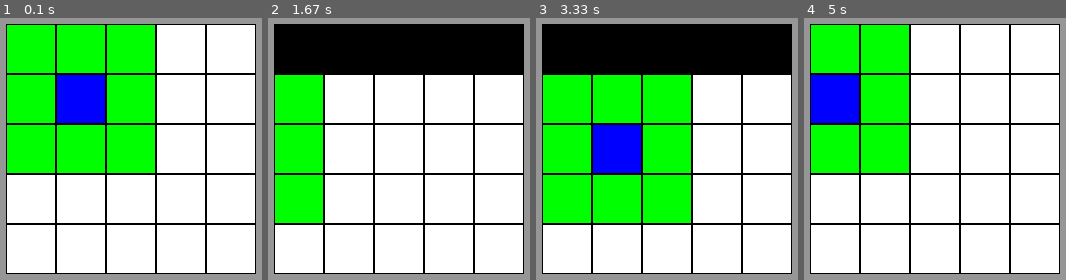
Above: before the commit, frames 1-4 (left to right).
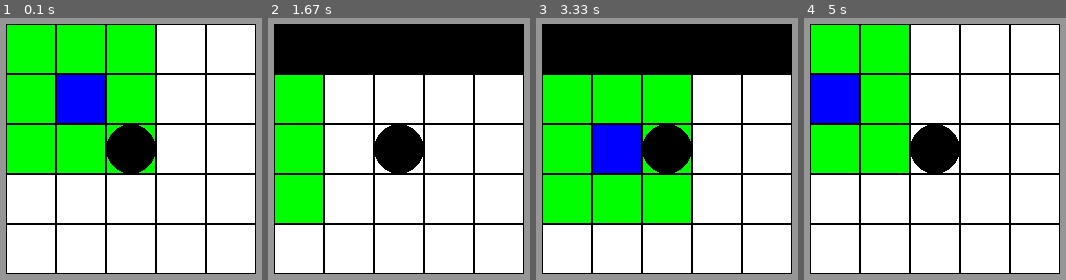
Above: after the commit, the same moments.

Repository: josh-reynolds/Python
Game: pygame game, started from pygame/nulltima/main.py
The game is run twice, just before and just after one commit, with the same random seed, the same clock (stepped at 60 frames per second) and the same inputs.
Inputs:
- Up to frame 1 (0.1 s): no input
- Up to frame 2 (1.67 s): hold Right 0.33-0.8 s; hold Up 0.83-1.13 s; hold Right 1.17-1.63 s
- Up to frame 3 (3.33 s): hold Left 1.67-2.2 s; hold Down 2.23-2.53 s; hold Left 2.57-2.97 s; hold Up from 3 s (still down)
- Up to frame 4 (5 s): release Up at 3.37 s; hold Right 3.4-4.03 s; hold Down 4.07-4.43 s; hold Left 4.47-4.93 s; hold Right from 4.97 s (still down)

The runs differ from the first frame. In frame 1, 2.8% of the frame differs, in the area x 40-60%, y 40-60%; in frame 2, 2.8%; in frame 3, 2.8%; in frame 4, 2.8%.

Commit message:
Drawing the player

Diff:
--- a/pygame/nulltima/grid.py
+++ b/pygame/nulltima/grid.py
@@ -1,6 +1,7 @@
 import unittest
 from common import *
 from world import world, terrains
+from player import player
 
 class Grid:
     def __init__(self, width, height, left, top, cell_width, cell_height):
@@ -13,6 +14,8 @@
         self.contents = [[BLACK for x in range(width)] for x in range(height)]
         self.world = world()
         self.offset = (0,0)
+        self.center = (self.width//2, self.height//2)
+        self.player = player(self.center[0], self.center[1])
 
     def __getitem__(self, coord):
         return self.world.get_cell(coord[0] + self.offset[0],
@@ -31,6 +34,13 @@
                 color = self[x,y]
                 pygame.draw.rect(screen, color, coord)
                 pygame.draw.rect(screen, cell, coord, 1)
+
+        player_position = (self.player.position[0] * self.cell_width + self.left,
+                           self.player.position[1] * self.cell_height + self.top,
+                           self.cell_width,
+                           self.cell_height)
+        pygame.draw.ellipse(screen, BLACK, player_position)
+
 
     def move(self, dx, dy):
         newx = self.offset[0] + dx
--- a/pygame/nulltima/main.py
+++ b/pygame/nulltima/main.py
@@ -28,6 +28,7 @@
             if event.key in dirs:
                 v = dirs[event.key]
                 g.move(v[0], v[1])
+                print(g.player.position)
 
     screen.fill(GREY)
     g.update()
